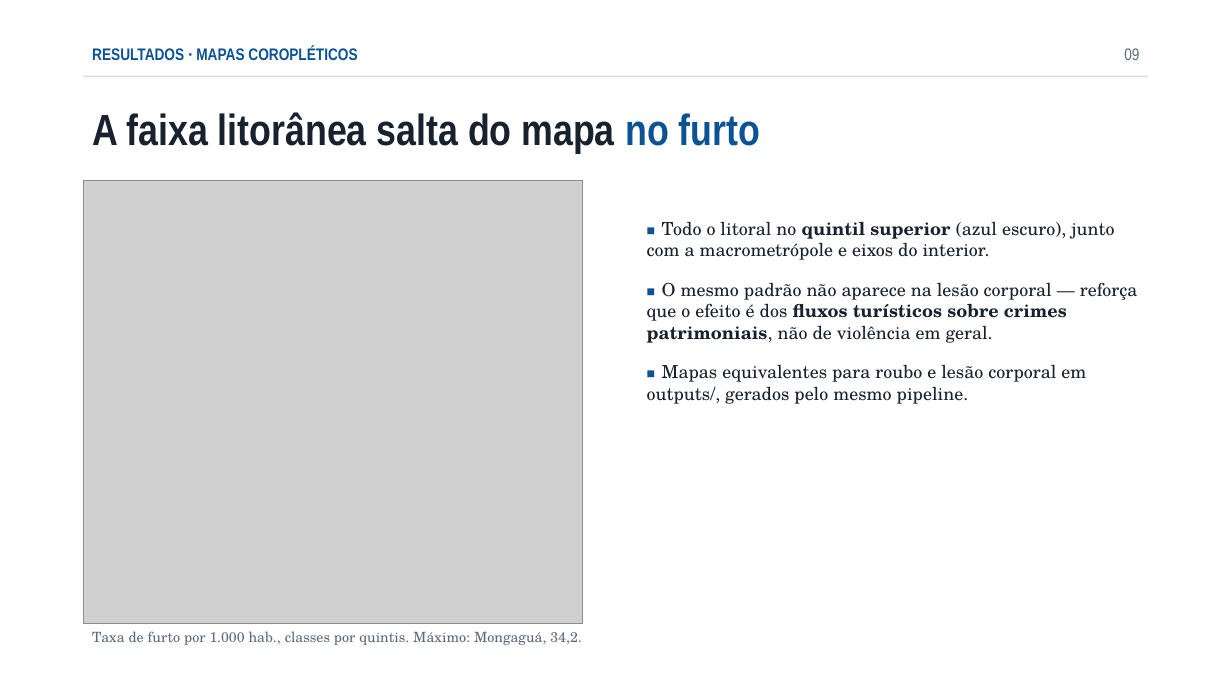
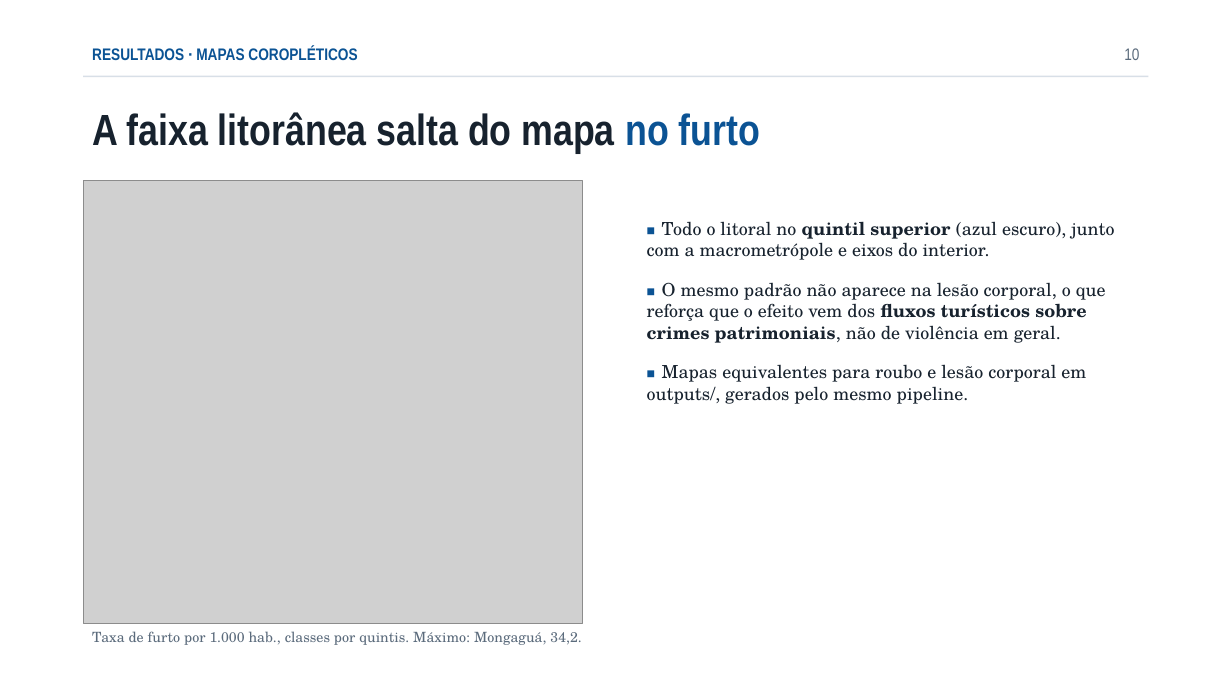
Before and after one commit to euusoujc/territory, a slide deck: slide 10 of slides/apresentacao.pptx (slide 9 before the commit). Drawn at 1232x693 pixels with LibreOffice and Linux fonts; fonts in the diff are those of the drawing; grey boxes stand for pictures. Boxes give left, top, right and bottom in pixels: in the first picture for what was removed or moved away, otherwise in the second. Text is boxed around its words. In the diff, an @@ line names an element or a change of style, - is before the commit and + after.

```diff
--- a/slides/apresentacao.pptx
+++ b/slides/apresentacao.pptx
@@ text at <box>1124,48,1139,60</box>: text changed @@
-09
+10
@@ text at <box>647,282,1106,343</box>: text changed @@
-■ O mesmo padrão não aparece na lesão corporal — reforça que o efeito é dos fluxos turísticos sobre crimes patrimoniais, não de violência em geral.
+■ O mesmo padrão não aparece na lesão corporal, o que reforça que o efeito vem dos fluxos turísticos sobre crimes patrimoniais, não de violência em geral.
```
Also in this commit, not shown: 9 other slides changed, 1 slide added, 25 other files.
